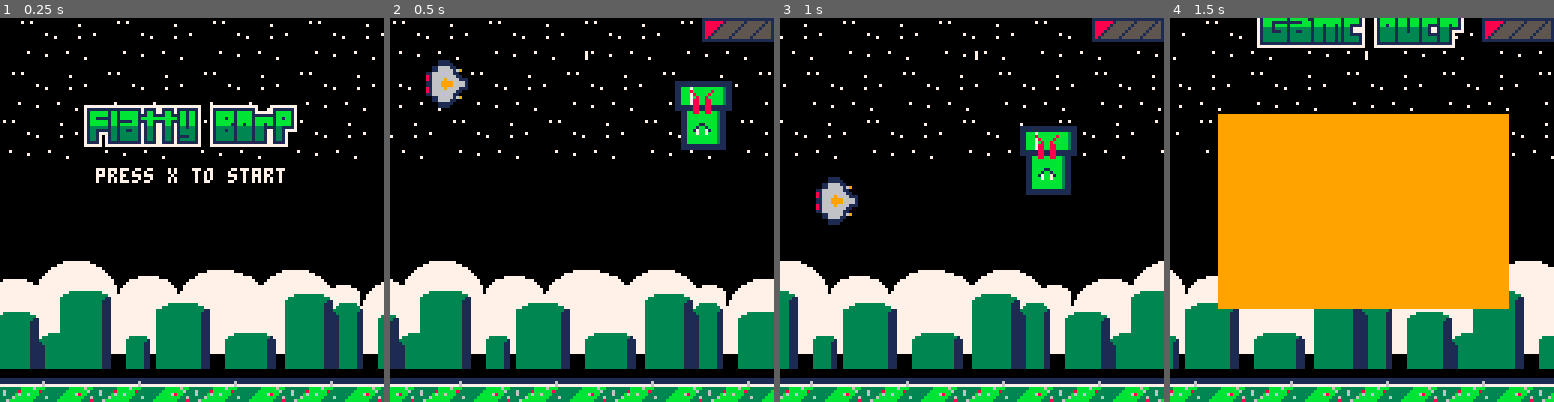
Above: before the commit, frames 1-4 (left to right).
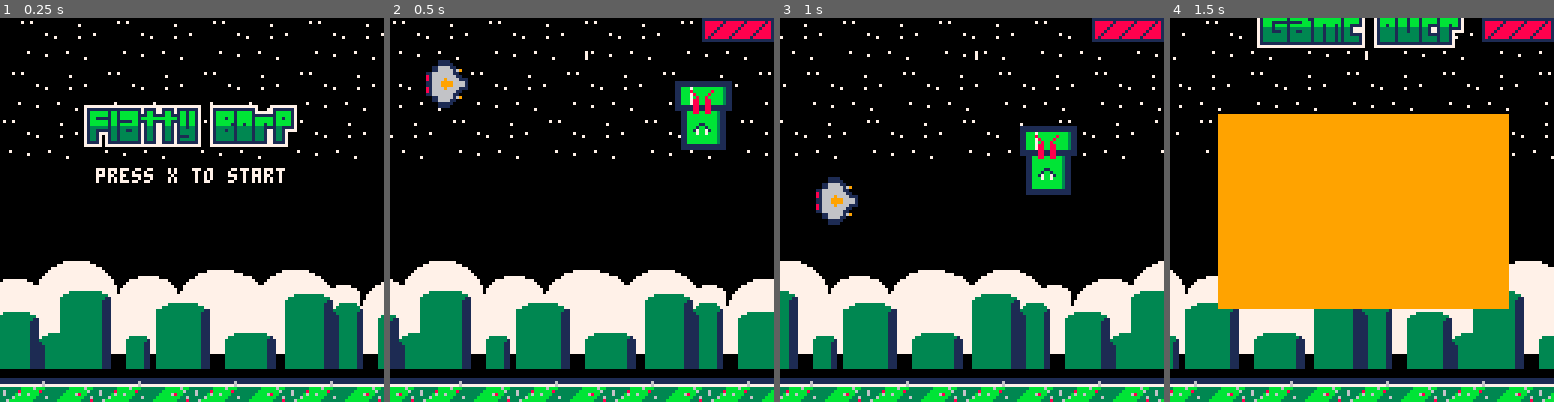
Above: after the commit, the same moments.

Repository: cjgonza2/CodeLab2Final
Game: PICO-8 cartridge pewpewborp.p8
The game is run twice, just before and just after one commit, with the same random seed, the same clock (stepped at 60 frames per second) and the same inputs.
Inputs:
- Up to frame 1 (0.25 s): no input
- Up to frame 2 (0.5 s): tap X (X key) at 0.33 s
- Up to frame 3 (1 s): tap O (Z key) at 0.7 s
- Up to frame 4 (1.5 s): tap X (X key) at 1.07 s

Frame 1 is identical in both runs. In frame 2, 0.6% of the frame differs, in the area x 83-100%, y 0-6%; in frame 3, 0.6%; in frame 4, 0.6%.

Commit message:
health bar for bog works now

Diff:
--- a/pewpewborp.p8
+++ b/pewpewborp.p8
@@ -8,7 +8,7 @@
 tube_num=0
 
 --bog vars
-bog_health=1
+bog_health=4
 bog_dmgcount=0
 boghealth_x=104
 boghealth_y=0
@@ -245,6 +245,7 @@
 
 function game_update()
 
+--scrolls top layer ★
 	for tp in all(topstars) do
 		tp.x-=top_v
 		if(tp.x<-32)then
@@ -255,6 +256,7 @@
 		end
 	end
 
+--moves mid layer ★
 	for m in all(midstars) do
 		m.x-=mid_v
 		if(m.x<-32)then
@@ -265,6 +267,7 @@
 		end
 	end
 
+--moves bottom layer ★
 	for b in all(botstars)do
 		b.x-=bot_v
 		if(b.x<-32)then
@@ -280,12 +283,18 @@
 --if the tube is alive
 		if(t.alive)then
 --adds to the
-			t.x-=t.x_v
-			t.y+=t.y_v
-
+			t.x-=t.x_v --moves tube to lft
+			t.y+=t.y_v --moves tube down
+
+			--reverse y dir if it
+			--reaches the bottom or
+			--top of screen.
 			if(t.y>=95 or t.y <= 0)then
 				t.y_v=-t.y_v
 			end
+			--same for x dir, but for
+			--left or right of
+			--screen.
 			if(t.x>=100 or t.x <= 10)then
 				t.x_v=-t.x_v
 			end
@@ -341,16 +350,21 @@
 		bird_shoot(bird_x, bird_y)
 	end
 
+	--for every bullet
 	for b in all(bullets)do
+		--if the bullet is visible
 		if(b.visible)then
+   --sends bullet to the left
    b.x+=b.v
+
    for t in all(tubes)do
    	if(b_overlap(b,t))do
     	b.visible=false
-    	t.alive=false
-    	tube_num+=1
-    	deli(tubes,i)
-   		add_tube()
+    	bog_dmgcount+=1
+    	--t.alive=false
+    	--tube_num+=1
+    	--deli(tubes,i)
+   		--add_tube()
     end
    end
    if(b.x>128)then
@@ -415,20 +429,25 @@
 
 end
 
+--draws bog's health bar
 function boghealth(health,_x,_y)
-	if (health==4)then
+	--if (health==4)then
+	if(bog_dmgcount<4) then
 		spr(249,_x,_y,3,1)
 	end
-	if(health==3)then
-		spr(252,_x,_y,3,1)
-	end
-	if(health==2)then
-		spr(233,_x,_y,3,1)
-	end
-	if(health==1)then
-		spr(236,_x,_y,3,1)
-	end
-	if(health==0)then
+	if(bog_dmgcount>=4 and
+		bog_dmgcount<8)then
+			spr(252,_x,_y,3,1)
+	end
+	if(bog_dmgcount>=8 and
+		bog_dmgcount<12)then
+			spr(233,_x,_y,3,1)
+	end
+	if(bog_dmgcount>=12 and
+		bog_dmgcount<16)then
+			spr(236,_x,_y,3,1)
+	end
+	if(bog_dmgcount>=16)then
 	end
 end
 
@@ -685,22 +704,22 @@
 
 end
 __gfx__
-11111111111111111110000000000000000000000000000000000000000000000000000000000000000000000000000000000011110000000000000011110000
-11111111111111111110000000000000000000000000000000000000000000000000000000000000000000000000000000000011111000000000000011110000
-11bbb7bbbbbbbbbb3110000000000000000000000000000000000000000000000000000000000000000000000000000000001166661100000000000088881100
-11bbb8bbbbbb8bbb3110000000000000000000000000000000000000000000000000000000000000000000000000000000001166666169000000000088881100
-11bbb78bbbb8bbbb3110000000000000000000000000000000000000000000000000000000000000000000000000000000116666666110000000000088887777
-11bbb7b8bb8bbbbb3110000000000000000000000000000000000000000000000000000000000000000000000000000000816666666611000000000088887777
-11bbb788bb88bbbb3110000000000000000000000000000000000000000000000000000000000000000000000000000000816666966661110000000088887711
-11bbb788bb88bbbb3110000000000000000000000000000000000000000000000000000000000000000000000000000000116669999666610000000088887711
-11111188118811111110000000000000000000000000000000000000000000001111111111111111111111111111111100116669999666614411118888881111
-11111188118811111110000000000000000000000000000000000000000000001111116111111111111111111111111100816666966661114411118888881111
-0011bb88bb88bb311000000000000000000000000000000000000000000000007777776777777777777777777777777700816666666611008888118888119999
-0011bbbbbbbbbb31100000000000000000000000000000000000000000000000bbb6bbb33333333bbbbb6bb33333333b00116666666110008888118888119999
-0011bbbbbbbbbb31100000000000000000000000000000000000000000000000bbbbb833333333bbbbbbb6333633338b00001166666169000011888888881111
-0011bbbbbbbbbb31100000000000000000000000000000000000000000000000b6bbb33333333bbbb68bb33336333b6b00001166661100000011888888881111
-0011bbbb11bbbb31100000000000000000000000000000000000000000000000bbbb33363333bbbbbbbb336333336bbb00000011111000000000111111110000
-0011bbb1bb1bbb31100000000000000000000000000000000000000000000000bbb33333333bbbbbbbb33383336bbbbb00000011110000000000111111110000
+11111111111111111110000000000000000000000000000000000000000000000000000000000000000000000000000000000011110000000000000000000000
+11111111111111111110000000000000000000000000000000000000000000000000000000000000000000000000000000000011111000000000000000000000
+11bbb7bbbbbbbbbb3110000000000000000000000000000000000000000000000000000000000000000000000000000000001166661100000000000000000000
+11bbb8bbbbbb8bbb3110000000000000000000000000000000000000000000000000000000000000000000000000000000001166666169000000000000000000
+11bbb78bbbb8bbbb3110000000000000000000000000000000000000000000000000000000000000000000000000000000116666666110000000000000000000
+11bbb7b8bb8bbbbb3110000000000000000000000000000000000000000000000000000000000000000000000000000000816666666611000000000000000000
+11bbb788bb88bbbb3110000000000000000000000000000000000000000000000000000000000000000000000000000000816666966661110000000000000000
+11bbb788bb88bbbb3110000000000000000000000000000000000000000000000000000000000000000000000000000000116669999666610000000000000000
+11111188118811111110000000000000000000000000000000000000000000001111111111111111111111111111111100116669999666610000000000000000
+11111188118811111110000000000000000000000000000000000000000000001111116111111111111111111111111100816666966661110000000000000000
+0011bb88bb88bb311000000000000000000000000000000000000000000000007777776777777777777777777777777700816666666611000000000000000000
+0011bbbbbbbbbb31100000000000000000000000000000000000000000000000bbb6bbb33333333bbbbb6bb33333333b00116666666110000000000000000000
+0011bbbbbbbbbb31100000000000000000000000000000000000000000000000bbbbb833333333bbbbbbb6333633338b00001166666169000000000000000000
+0011bbbbbbbbbb31100000000000000000000000000000000000000000000000b6bbb33333333bbbb68bb33336333b6b00001166661100000000000000000000
+0011bbbb11bbbb31100000000000000000000000000000000000000000000000bbbb33363333bbbbbbbb336333336bbb00000011111000000000000000000000
+0011bbb1bb1bbb31100000000000000000000000000000000000000000000000bbb33333333bbbbbbbb33383336bbbbb00000011110000000000000000000000
 0011bb17bb71bb311000000000000000000000000000000000000000000000001111111111111111111111111111111100000000000000000000000000000000
 0011bbb7bb7bbb311000000000000000000000000000000000000000000000001111111111111111111111111111111100000000000000700700000000000000
 0011bbbbbbbbbb311000000000000000000000000000000000000000000000004444444444444444444444444444444407000000000000000000000000000000
Not shown, changed: the sound effects (__sfx__) section of pewpewborp.p8
